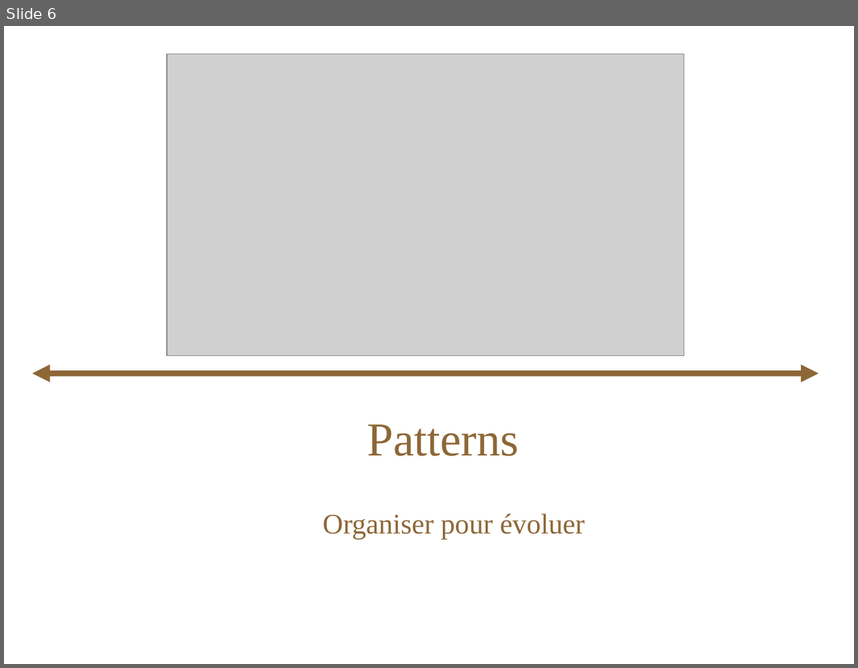
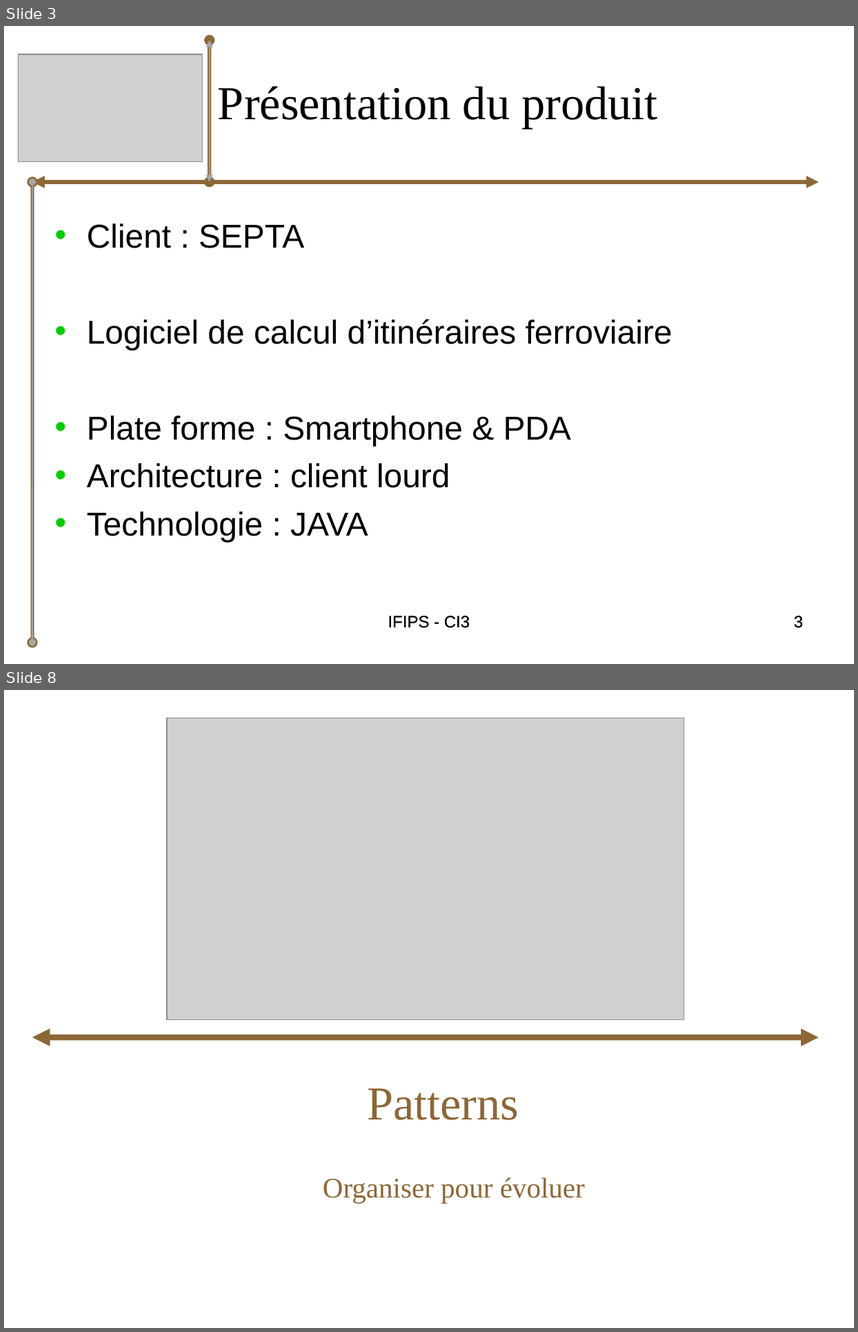
Before and after one commit to bryan-brancotte/projetgl-2008, a slide deck: doc/Soutenance/iGo_Presentation.ppt. Shown one above the other, each under a label of ours: slide 6 before the commit, slides 3 and 8 after it; the slides between them are not shown. The pictures are 858x668 and 858x1332 pixels, drawn with LibreOffice and Linux fonts; fonts in the diff are those of the drawing; grey boxes stand for pictures. Boxes give left, top, right and bottom in pixels: in the first picture for what was removed or moved away, otherwise in the second. Text is boxed around its words. In the diff, an @@ line names an element or a change of style, - is before the commit and + after.

```diff
--- a/doc/Soutenance/iGo_Presentation.ppt
+++ b/doc/Soutenance/iGo_Presentation.ppt
@@ slide 3 added at box(4, 26, 854, 664), background #FFFFFF @@
@@ double arrow added from (210, 181) to (210, 40), #8D6736 3 pt @@
@@ double arrow added from (210, 181) to (210, 40), #A7A7A7 0.99 pt @@
@@ picture added at box(18, 54, 203, 161) @@
@@ title added at box(218, 86, 658, 128), 40 pt, text #000000 @@
+Présentation du produit
@@ double arrow added from (32, 181) to (818, 181), #8D6736 3.49 pt @@
@@ double arrow added from (32, 642) to (32, 181), #8D6736 3 pt @@
@@ double arrow added from (32, 642) to (32, 181), #A7A7A7 0.99 pt @@
@@ text added at box(87, 223, 673, 541), 28 pt, text #000000 @@
+• Client : SEPTA
+• Logiciel de calcul d’itinéraires ferroviaire
+• Plate forme : Smartphone & PDA
+• Architecture : client lourd
+• Technologie : JAVA
@@ text added at box(294, 606, 564, 651), 14 pt, text #000000 @@
+IFIPS - CI3
@@ text added at box(388, 615, 470, 628), 14 pt, text #000000 @@
+IFIPS - CI3
@@ page number added at box(613, 606, 811, 651), 14 pt, text #000000 @@
+3
@@ page number added at box(794, 615, 803, 628), 14 pt, text #000000 @@
+3
@@ what was slide 6 is now slide 8 @@
```
Also in this commit, not shown: 18 slides changed, 1 other slide added.
